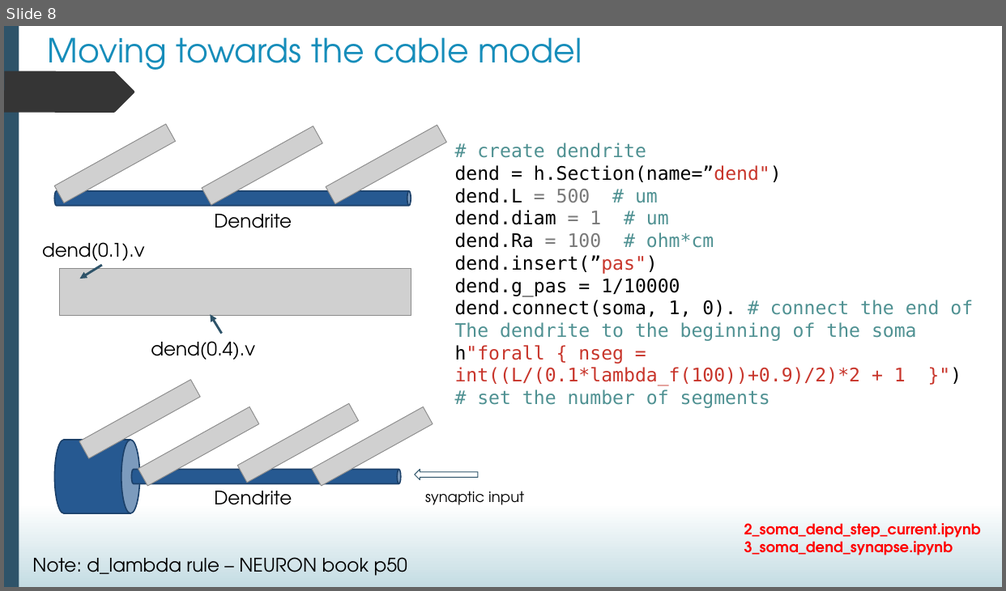
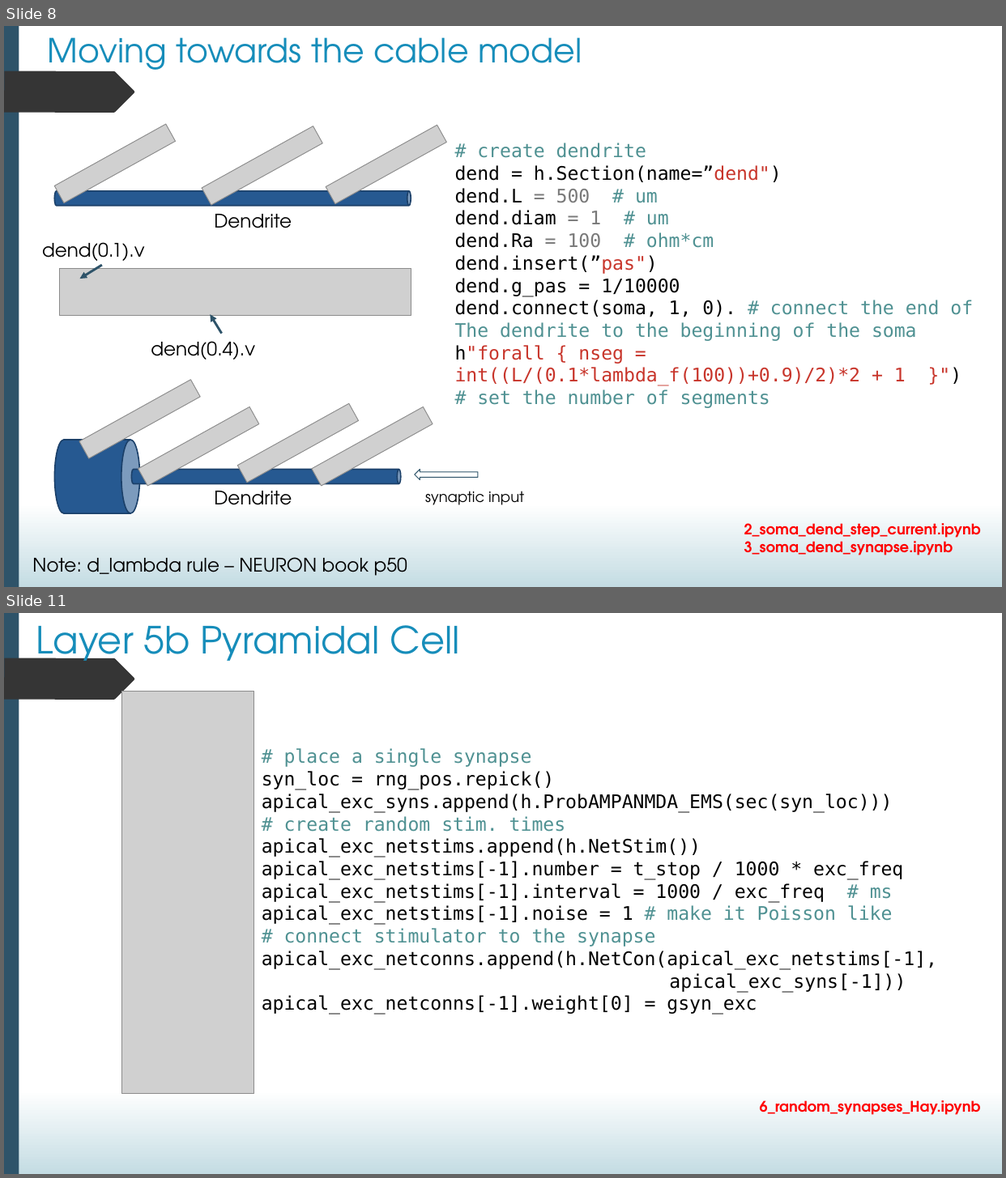
Before and after one commit to darshanmandge/EITN_fall_school_2023, a slide deck: NEURON_tutorial.pptx. Shown one above the other, each under a label of ours: slide 8 before the commit, slides 8 and 11 after it; the slides between them are not shown. The pictures are 1006x591 and 1006x1178 pixels, drawn with LibreOffice and Linux fonts; fonts in the diff are those of the drawing; grey boxes stand for pictures. Boxes give left, top, right and bottom in pixels: in the first picture for what was removed or moved away, otherwise in the second. Text is boxed around its words. In the diff, an @@ line names an element or a change of style, - is before the commit and + after.

```diff
--- a/NEURON_tutorial.pptx
+++ b/NEURON_tutorial.pptx
@@ slide 11 added at box(4, 613, 1002, 1174), background gradient #FFFFFF to #C4DCE3; not listed: 2 template elements that a slide beside it also shows @@
@@ title added at box(36, 625, 460, 671), 36 pt, text #168DBA @@
+Layer 5b Pyramidal Cell
@@ picture added at box(121, 691, 254, 1093) @@
@@ text added at box(262, 748, 937, 1015), 18 pt, text #000000 @@
+# place a single synapse
+syn_loc = rng_pos.repick() apical_exc_syns.append(h.ProbAMPANMDA_EMS(sec(syn_loc)))
+# create random stim. times
+apical_exc_netstims.append(h.NetStim())
+apical_exc_netstims[-1].number = t_stop / 1000 * exc_freq
+apical_exc_netstims[-1].interval = 1000 / exc_freq # ms
+apical_exc_netstims[-1].noise = 1 # make it Poisson like
+# connect stimulator to the synapse
+apical_exc_netconns.append(h.NetCon(apical_exc_netstims[-1],
+apical_exc_syns[-1]))
+apical_exc_netconns[-1].weight[0] = gsyn_exc
@@ text added at box(760, 1101, 981, 1115), 14 pt, text #FF0000, bold @@
+6_random_synapses_Hay.ipynb
```
Also in this commit, not shown: 4 slides changed, 1 other slide added, 1 other file.
